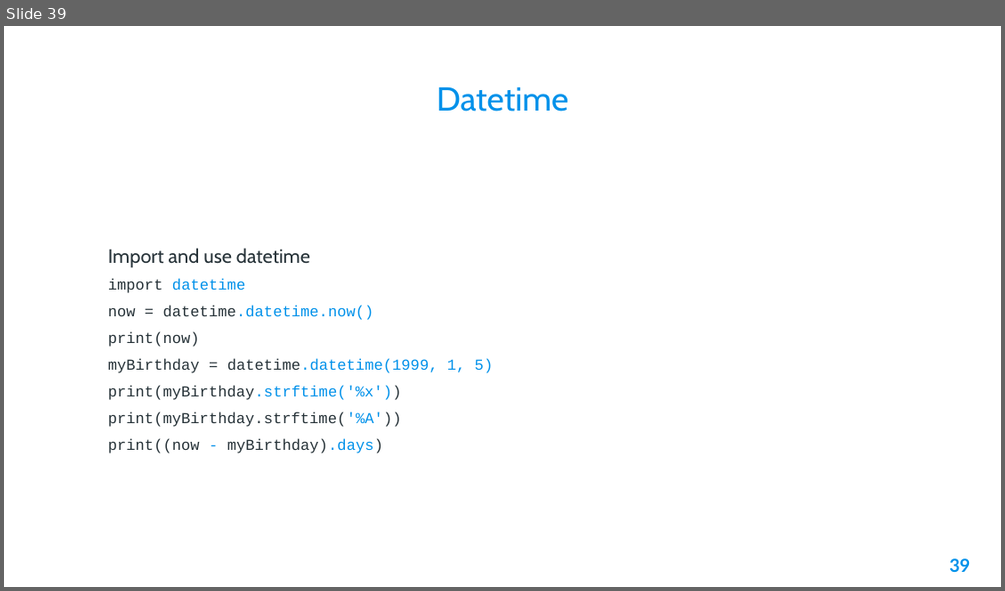
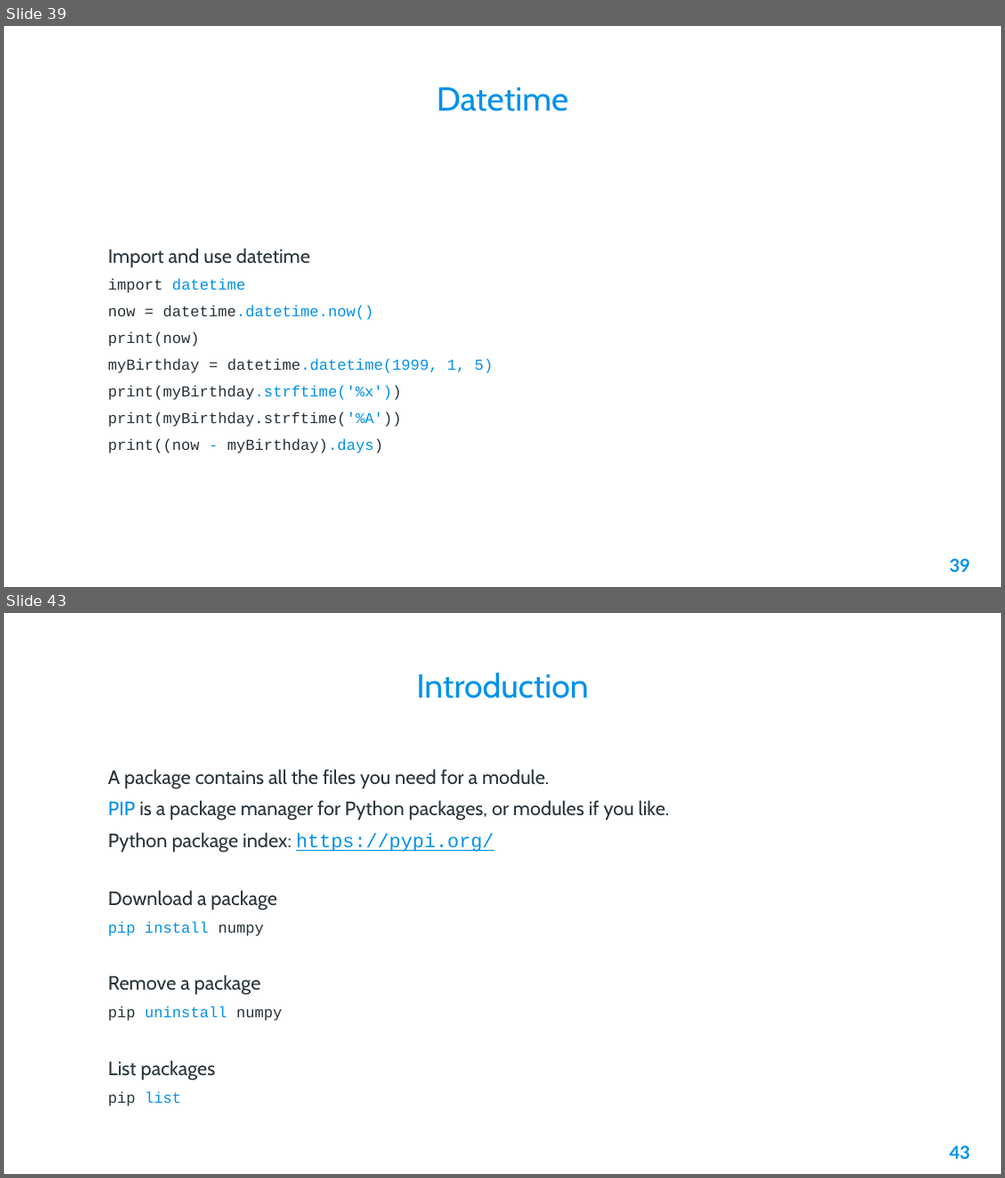
Before and after one commit to AleeRezaa/learn-python, a slide deck: Python.pptx. Shown one above the other, each under a label of ours: slide 39 before the commit, slides 39 and 43 after it; the slides between them are not shown. The pictures are 1005x591 and 1005x1178 pixels, drawn with LibreOffice and Linux fonts; fonts in the diff are those of the drawing; background and template pictures are left out. Boxes give left, top, right and bottom in pixels: in the first picture for what was removed or moved away, otherwise in the second. Text is boxed around its words. In the diff, an @@ line names an element or a change of style, - is before the commit and + after.

Commit message:
add math and json and packages

```diff
--- a/Python.pptx
+++ b/Python.pptx
@@ slide 43 added at (4,613,1001,1174), background picture (left out) @@
@@ title added at (416,673,588,698), 24 pt, text #0091EA @@
+Introduction
@@ text added at (108,769,670,1106), 14 pt, text #263238 @@
+A package contains all the files you need for a module.
+PIP is a package manager for Python packages, or modules if you like.
+Python package index: https://pypi.org/
+Download a package
+pip install numpy
+Remove a package
+pip uninstall numpy
+List packages
+pip list
@@ page number added at (949,1145,970,1159), 13 pt, text #0091EA, bold @@
+43
```
Also in this commit, not shown: 8 slides changed, 2 other slides added, 1 slide removed, 1 other file.
